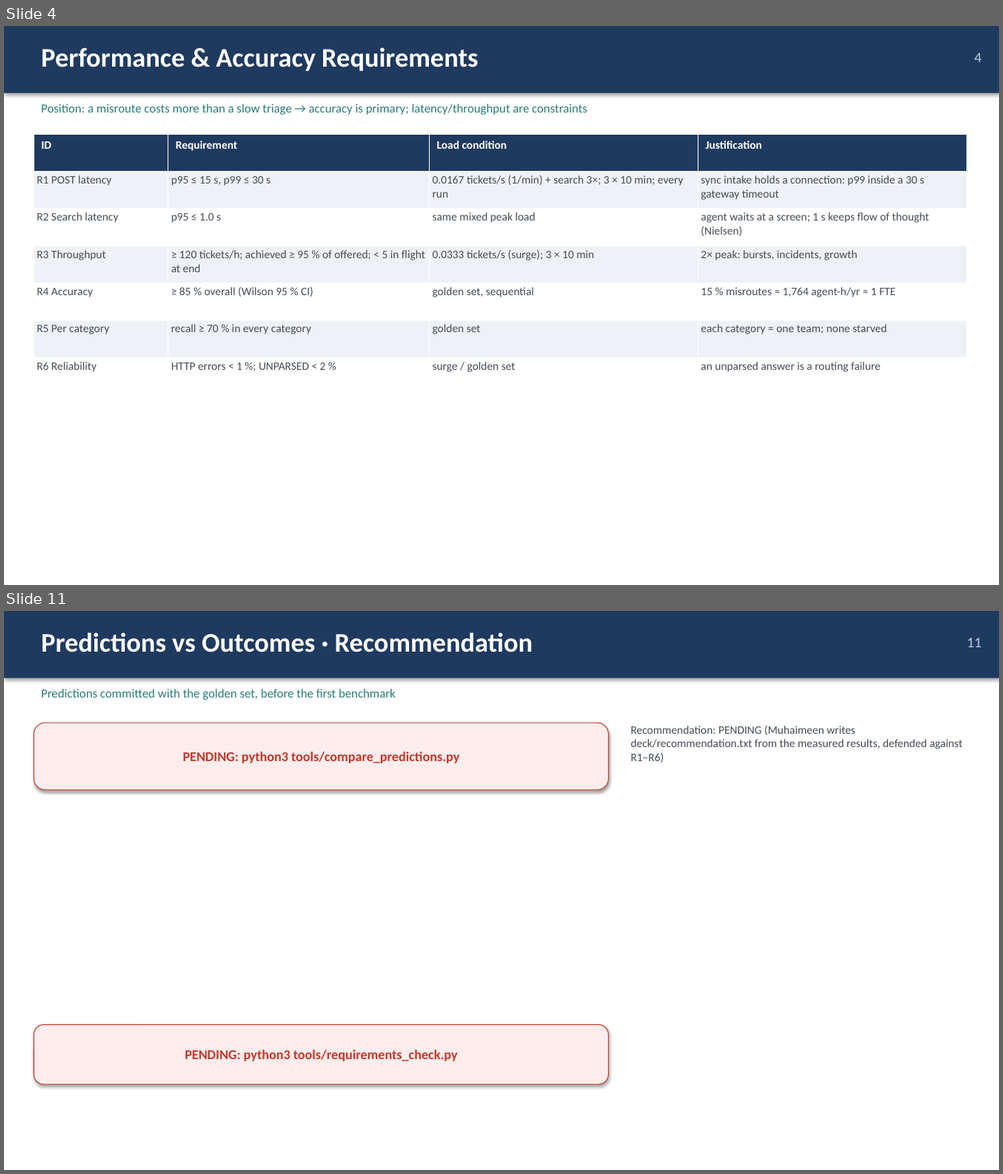
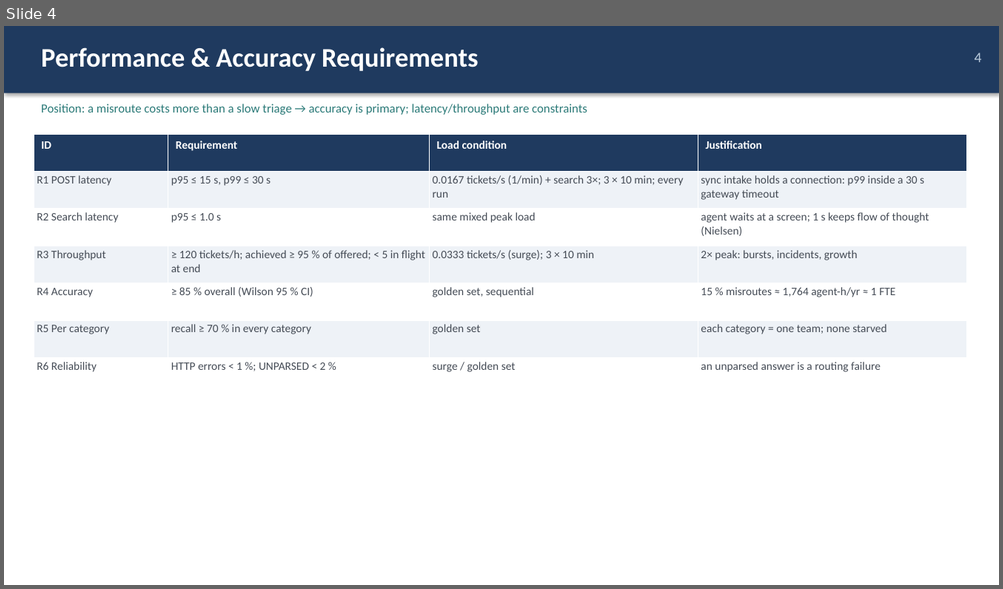
Before and after one commit to AlvinKoh1/ICT3113-Assignment2, a slide deck: deck/Group09.pptx. Shown one above the other, each under a label of ours: slides 4 and 11 before the commit, slide 4 after it; the slides between them are not shown. The pictures are 1003x1174 and 1003x589 pixels, drawn with LibreOffice and Linux fonts; fonts in the diff are those of the drawing. Boxes give left, top, right and bottom in pixels: in the first picture for what was removed or moved away, otherwise in the second. Text is boxed around its words. In the diff, an @@ line names an element or a change of style, - is before the commit and + after.

Commit message:
Student IDs; rebuild deck/Group09.pptx (no PENDING boxes)

```diff
--- a/deck/Group09.pptx
+++ b/deck/Group09.pptx
@@ slide 11 removed at [4,611,999,1170], background #FFFFFF @@
@@ rectangle removed at [4,611,999,678] @@
@@ text removed at [41,632,532,652] @@
-Predictions vs Outcomes · Recommendation
@@ text removed at [967,638,982,647] @@
-11
@@ text removed at [41,689,395,700] @@
-Predictions committed with the golden set, before the first benchmark
@@ rounded rectangle removed at [34,723,609,790] @@
-PENDING: python3 tools/compare_predictions.py
@@ text removed at [631,726,962,763] @@
-Recommendation: PENDING (Muhaimeen writes deck/recommendation.txt from the measured results, defended against R1–R6)
@@ rounded rectangle removed at [34,1025,609,1085] @@
-PENDING: python3 tools/requirements_check.py
```
Also in this commit, not shown: 5 slides changed, 4 slides added, 3 other slides removed, 1 other file.
